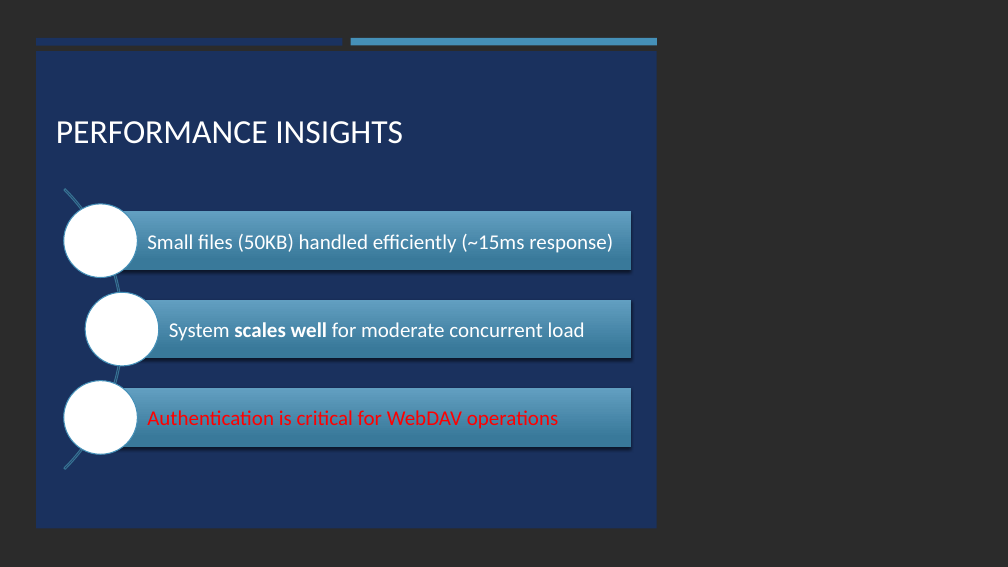
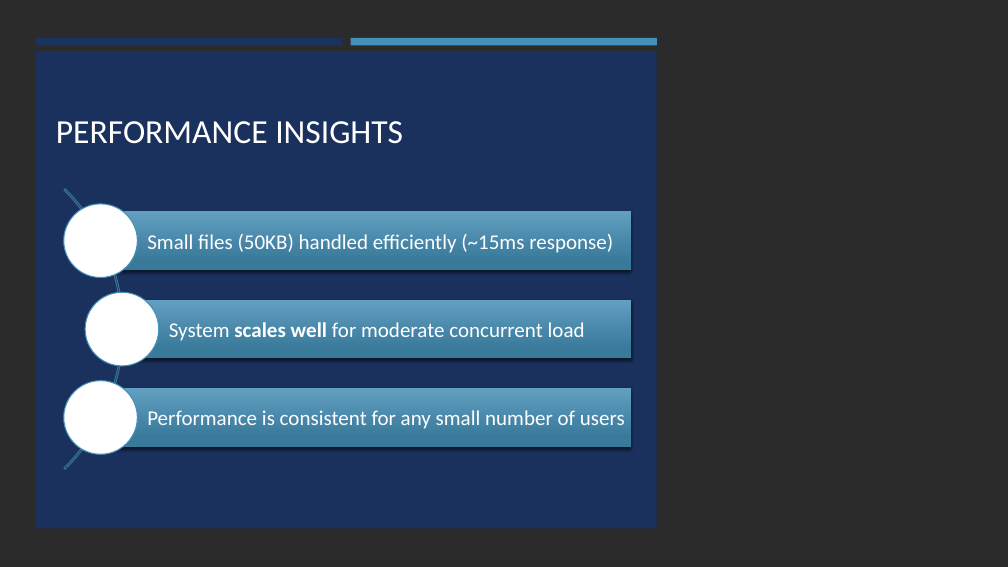
Before and after one commit to Omega97/CloudProject, a slide deck: slide 10 of report & slides/Cloud Presentation.pptx (slide 11 before the commit). Drawn at 1008x567 pixels with LibreOffice and Linux fonts; fonts in the diff are those of the drawing; background and template pictures are left out; a plain dark background stands for a picture behind light text. Boxes give left, top, right and bottom in pixels: in the first picture for what was removed or moved away, otherwise in the second. Text is boxed around its words. In the diff, an @@ line names an element or a change of style, - is before the commit and + after.

```diff
--- a/report & slides/Cloud Presentation.pptx
+++ b/report & slides/Cloud Presentation.pptx
@@ text at box(147, 410, 625, 429): text changed; text colour #FF0000 to #FFFFFF @@
-Authentication is critical for WebDAV operations
+Performance is consistent for any small number of users
```
Also in this commit, not shown: 4 other slides changed, 2 slides removed, 3 other files.
